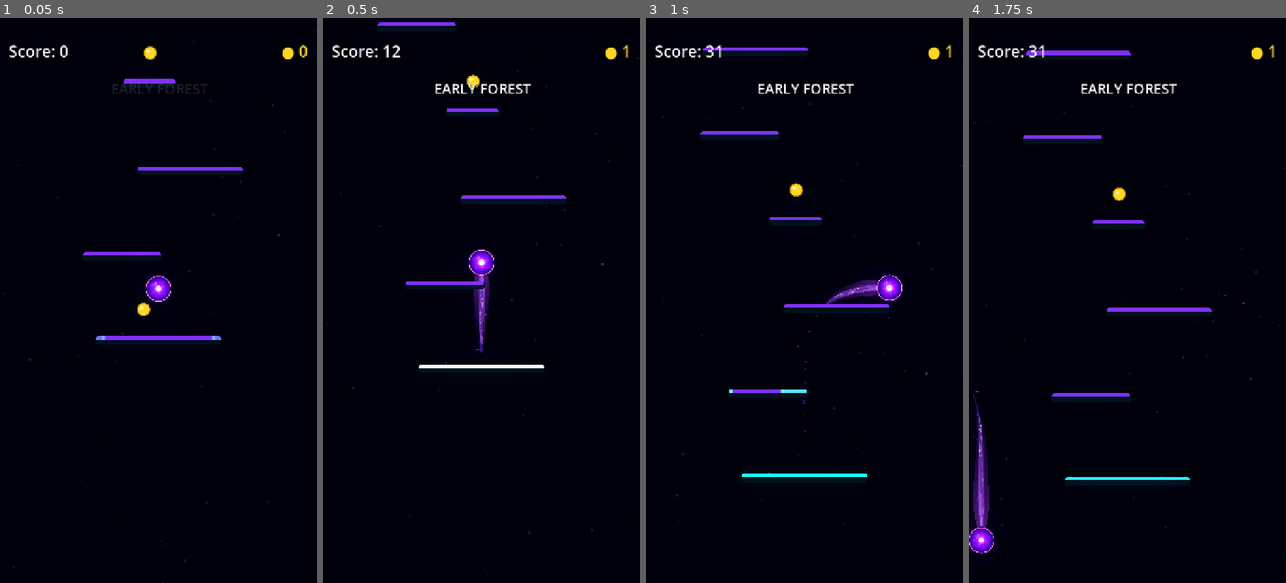
Above: before the commit, frames 1-4 (left to right).
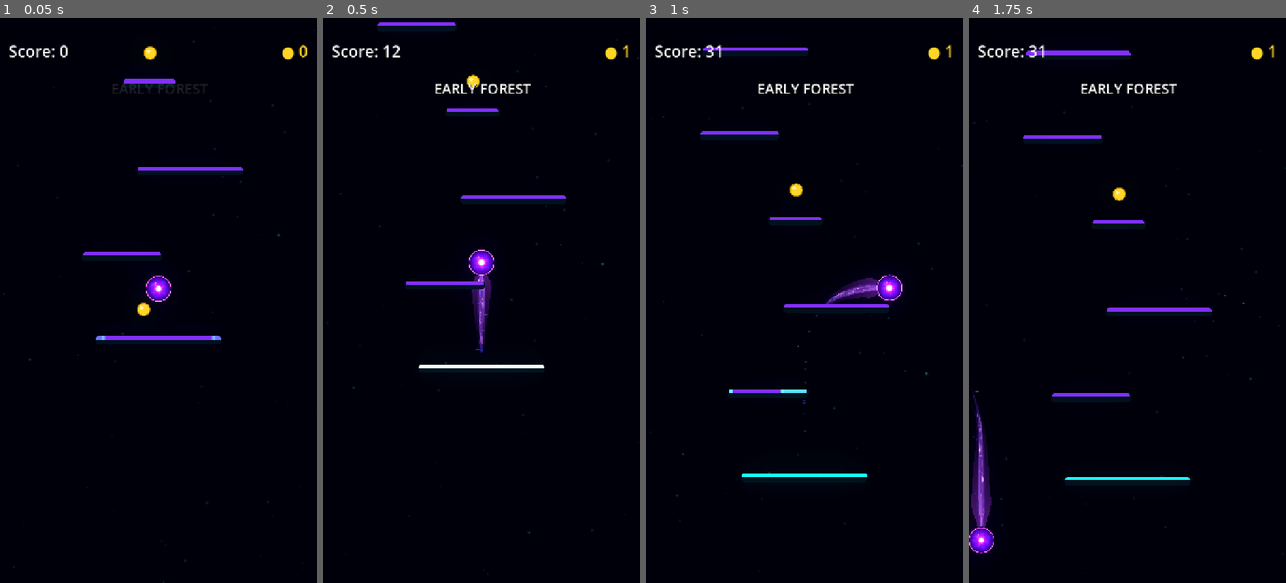
Above: after the commit, the same moments.

Repository: Kryodo/TowerJump
Game: Godot game, scene res://scenes/main.tscn
Two runs of this game, one before a commit and one after it. Both use one fixed random seed, a clock stepped at 60 frames per second and the inputs below.
Inputs (mouse positions are in pixels of both pictures, inside the frame that each line leads up to):
- Up to frame 1 (0.05 s): no input
- Up to frame 2 (0.5 s): no input
- Up to frame 3 (1 s): move the mouse to (874, 272) at 0.52 s; hold Right (ui_right) from 0.53 s (still down); click (874, 272) at 0.67 s
- Up to frame 4 (1.75 s): release Right (ui_right) at 1.25 s; drag from (1064, 328) to (1117, 193) at 1.27 s

Frame 1 is identical in both runs. In frame 2, 0.1% of the frame differs, in the area x 46-54%, y 45-58%; in frame 3, less than 0.1%; in frame 4, 0.1%, in the area x 0-8%, y 70-91%.

Commit message:
Widen tapered comet trail from orb base

Diff:
--- a/scenes/ball.tscn
+++ b/scenes/ball.tscn
@@ -9,7 +9,7 @@
 [ext_resource type="Texture2D" uid="uid://x4vri0ghb2xn" path="res://Assets/energy_particle_atlas.png" id="5_energy_atlas"]
 
 [sub_resource type="Curve" id="Curve_iijjg"]
-_data = [Vector2(0, 0.12), 0.0, 3.2, 0, 1, Vector2(0.12, 0.72), 3.2, 1.0, 1, 1, Vector2(0.22, 1), 1.0, 0.0, 1, 1, Vector2(0.42, 0.78), 0.0, -0.9, 1, 1, Vector2(0.72, 0.34), -0.9, -1.0, 1, 1, Vector2(0.9, 0.06), -1.0, -0.7, 1, 1, Vector2(1, 0), -0.7, 0.0, 1, 0]
+_data = [Vector2(0, 0.015), 0.0, 4.2, 0, 1, Vector2(0.07, 0.38), 4.2, 1.2, 1, 1, Vector2(0.20, 1.15), 1.2, 0.0, 1, 1, Vector2(0.36, 0.94), 0.0, -0.9, 1, 1, Vector2(0.68, 0.42), -0.9, -1.0, 1, 1, Vector2(0.92, 0.04), -1.0, -0.5, 1, 1, Vector2(1, 0), -0.5, 0.0, 1, 0]
 point_count = 7
 
 [sub_resource type="Gradient" id="Gradient_f7kxq"]
@@ -19,7 +19,7 @@
 metadata/_snap_count = 15
 
 [sub_resource type="Curve" id="Curve_4dx81"]
-_data = [Vector2(0, 0.10), 0.0, 4.2, 0, 1, Vector2(0.10, 0.68), 4.2, 1.0, 1, 1, Vector2(0.20, 1), 1.0, 0.0, 1, 1, Vector2(0.42, 0.78), 0.0, -0.9, 1, 1, Vector2(0.72, 0.38), -0.9, -1.0, 1, 1, Vector2(0.92, 0.05), -1.0, 0.0, 1, 1, Vector2(1, 0), 0.0, 0.0, 1, 0]
+_data = [Vector2(0, 0.015), 0.0, 3.5, 0, 1, Vector2(0.06, 0.30), 3.5, 1.3, 1, 1, Vector2(0.18, 1.0), 1.3, 0.0, 1, 1, Vector2(0.34, 0.92), 0.0, -0.9, 1, 1, Vector2(0.66, 0.48), -0.9, -1.0, 1, 1, Vector2(0.92, 0.06), -1.0, -0.5, 1, 1, Vector2(1, 0), -0.5, 0.0, 1, 0]
 point_count = 7
 
 [sub_resource type="Gradient" id="Gradient_wisp_left"]
@@ -178,7 +178,7 @@
 wisp_strength = 2.0
 
 [node name="TrailAura" type="Line2D" parent="TrailVisual" unique_id=333510001]
-width = 38.0
+width = 40.0
 width_curve = SubResource("Curve_iijjg")
 gradient = SubResource("Gradient_f7kxq")
 joint_mode = 2
@@ -206,7 +206,7 @@
 
 [node name="EnergyLine" type="Line2D" parent="TrailVisual" unique_id=1281318945]
 material = SubResource("ShaderMaterial_eew57")
-width = 24.0
+width = 26.0
 width_curve = SubResource("Curve_4dx81")
 texture_mode = 2
 joint_mode = 2
